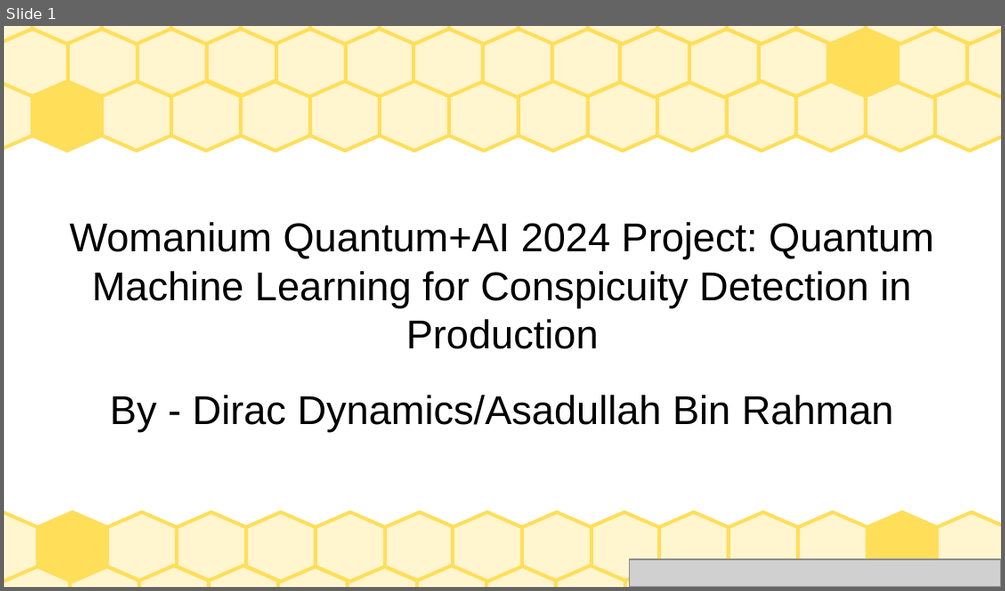
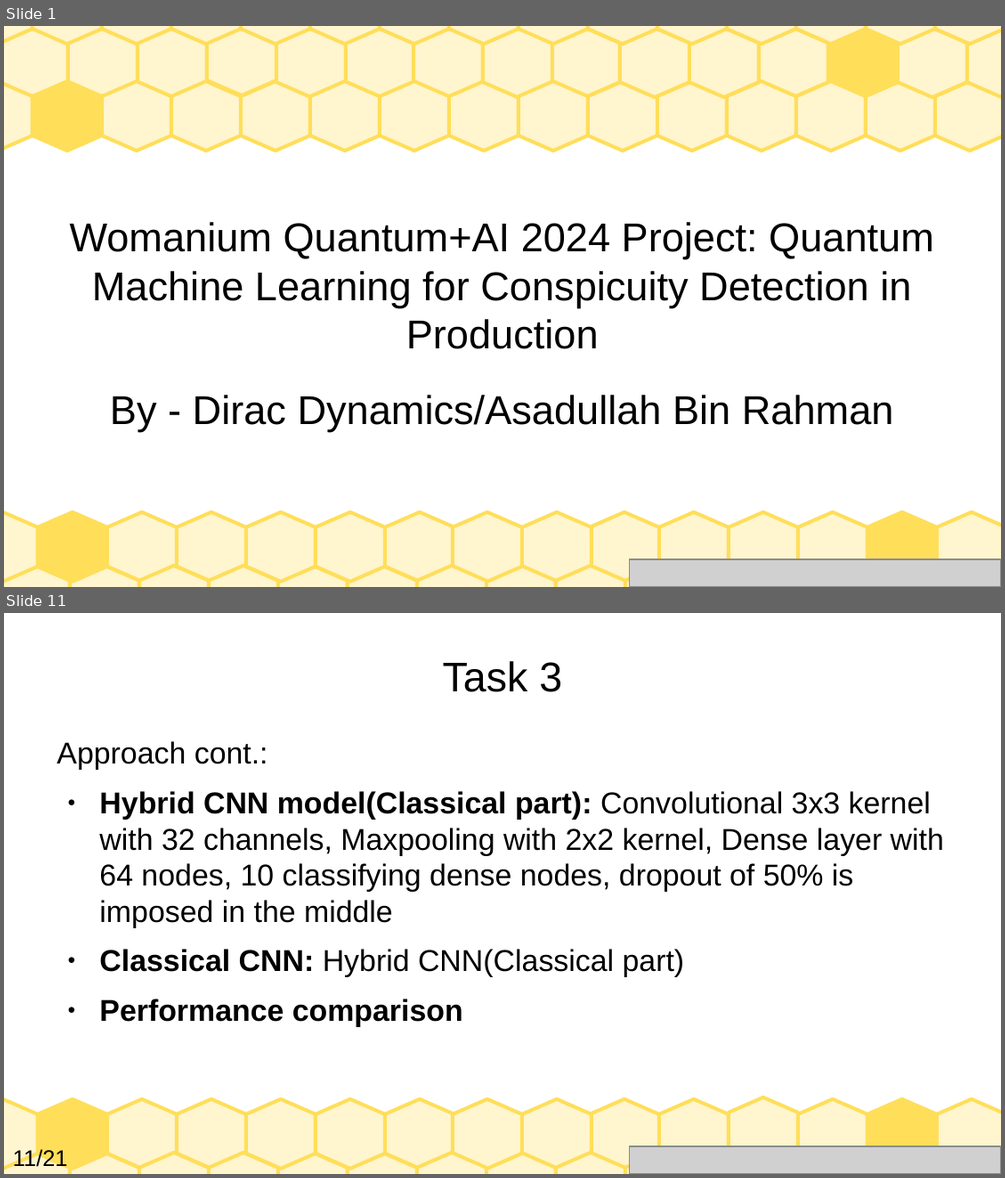
Before and after one commit to AsadullahGalib007/QML-for-Conspicuity-Detection-in-Production, a slide deck: project-presentation.odp. Shown one above the other, each under a label of ours: slide 1 before the commit, slides 1 and 11 after it; the slides between them are not shown. The pictures are 1005x591 and 1005x1178 pixels, drawn with LibreOffice and Linux fonts; fonts in the diff are those of the drawing; grey boxes stand for pictures. Boxes give left, top, right and bottom in pixels: in the first picture for what was removed or moved away, otherwise in the second. Text is boxed around its words. In the diff, an @@ line names an element or a change of style, - is before the commit and + after.

```diff
--- a/project-presentation.odp
+++ b/project-presentation.odp
@@ slide 11 added at [4, 613, 1001, 1174], background #FFFFFF; not listed: 29 template elements that a slide beside it also shows @@
@@ title added at [443, 661, 562, 692], 33 pt, text #000000 @@
+Task 3
@@ text added at [57, 741, 944, 1027], 24 pt, text #000000 @@
+Approach cont.:
+● Hybrid CNN model(Classical part): Convolutional 3x3 kernel with 32 channels, Maxpooling with 2x2 kernel, Dense layer with 64 nodes, 10 classifying dense nodes, dropout of 50% is imposed in the middle
+● Classical CNN: Hybrid CNN(Classical part)
+● Performance comparison
@@ freeform shape added at [728, 1097, 798, 1167], fill #FFF5CE, outline #FFDE59 2.83 pt @@
@@ text added at [13, 1148, 68, 1171], 18 pt, text #000000 @@
+11/21
@@ picture added at [629, 1147, 1001, 1174] @@
```
Also in this commit, not shown: 2 slides changed, 17 other slides added, 7 slides removed.
